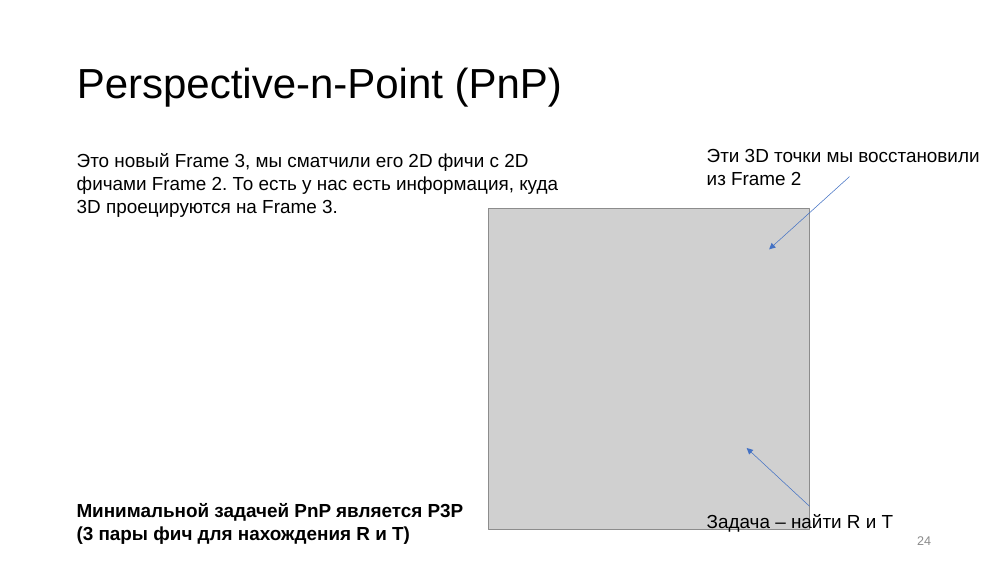
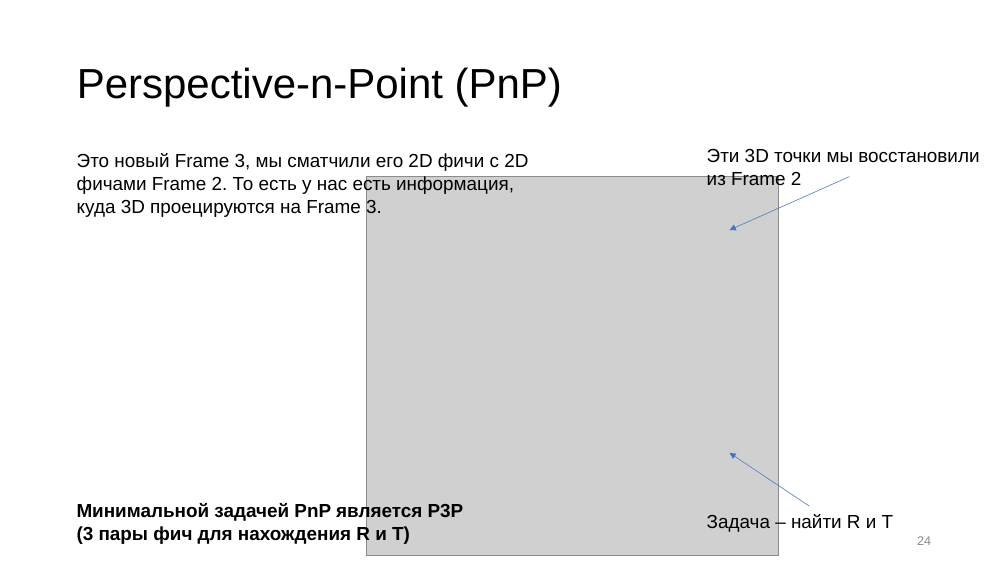
Before and after one commit to Anton-Shvetsov/bmstu_computer_vision, a slide deck: slide 24 of lesson5/SLAM.pptx. Drawn at 1008x567 pixels with LibreOffice and Linux fonts; fonts in the diff are those of the drawing; grey boxes stand for pictures. Boxes give left, top, right and bottom in pixels: in the first picture for what was removed or moved away, otherwise in the second. Text is boxed around its words. In the diff, an @@ line names an element or a change of style, - is before the commit and + after.

Commit message:
update presentation

```diff
--- a/lesson5/SLAM.pptx
+++ b/lesson5/SLAM.pptx
@@ text at box(77, 153, 528, 217): text changed @@
-Это новый Frame 3, мы сматчили его 2D фичи с 2D фичами Frame 2. То есть у нас есть информация, куда 3D проецируются на Frame 3.
+Это новый Frame 3, мы сматчили его 2D фичи с 2D фичами Frame 2. То есть у нас есть информация,
+куда 3D проецируются на Frame 3.
@@ picture: place and size @@
-picture at box(488, 209, 809, 529)
+picture at box(367, 177, 779, 556)
@@ arrow moved from (850, 177) - (769, 250) to (850, 177) - (730, 230) @@
@@ arrow moved from (810, 507) - (747, 448) to (810, 507) - (730, 453) @@
```
Also in this commit, not shown: 9 other slides changed, 1 other file.
